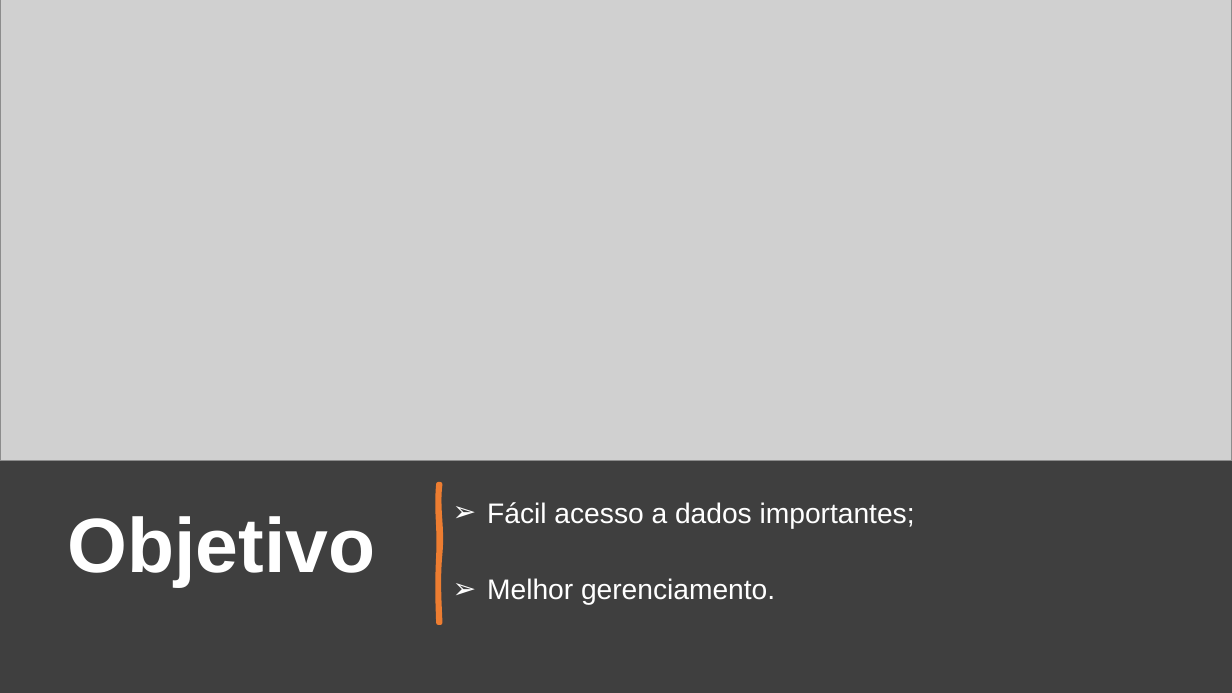
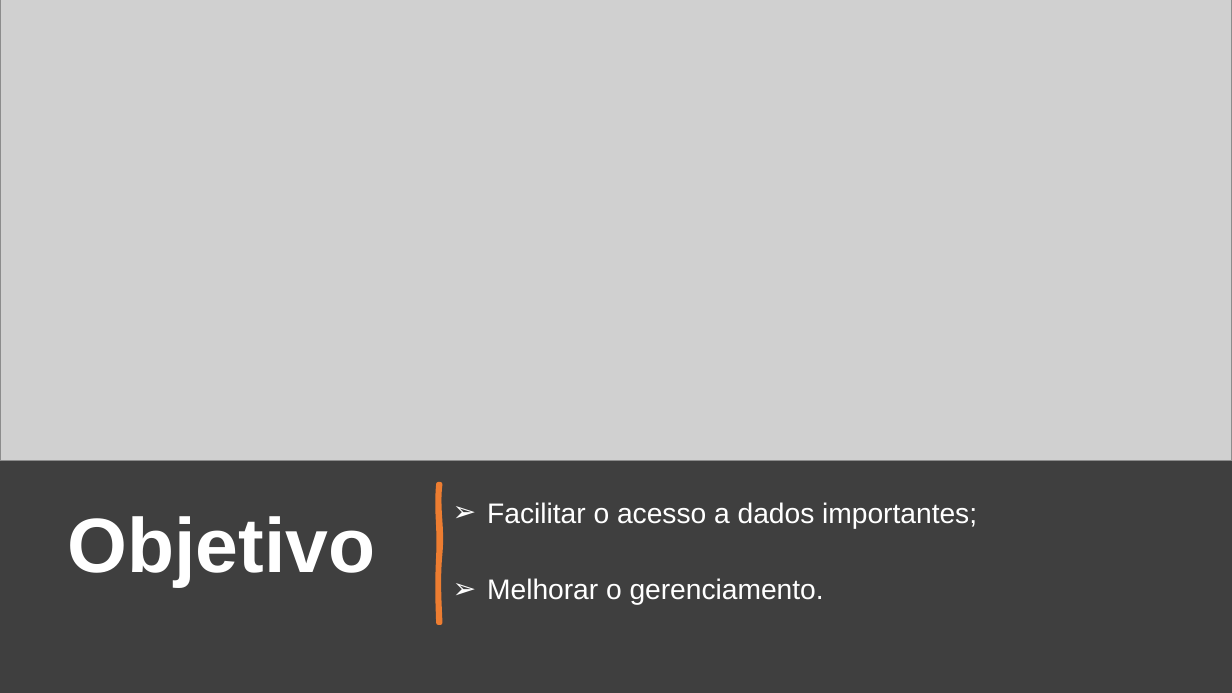
Before and after one commit to TCC-Disk-Pizza-Nostra-Casa/Conteudo_TCC, a slide deck: slide 3 of Planejamento/TCC - Desenvolvimento de Sistemas - Pizzaria.pptx. Drawn at 1232x693 pixels with LibreOffice and Linux fonts; fonts in the diff are those of the drawing; grey boxes stand for pictures. Boxes give left, top, right and bottom in pixels: in the first picture for what was removed or moved away, otherwise in the second. Text is boxed around its words. In the diff, an @@ line names an element or a change of style, - is before the commit and + after.

```diff
--- a/Planejamento/TCC - Desenvolvimento de Sistemas - Pizzaria.pptx
+++ b/Planejamento/TCC - Desenvolvimento de Sistemas - Pizzaria.pptx
@@ text at [487, 502, 977, 605]: text changed @@
-➢ Fácil acesso a dados importantes;
-➢ Melhor gerenciamento.
+➢ Facilitar o acesso a dados importantes;
+➢ Melhorar o gerenciamento.
```
Also in this commit, not shown: 2 other slides changed, 2 slides added, 2 slides removed, 4 other files.
